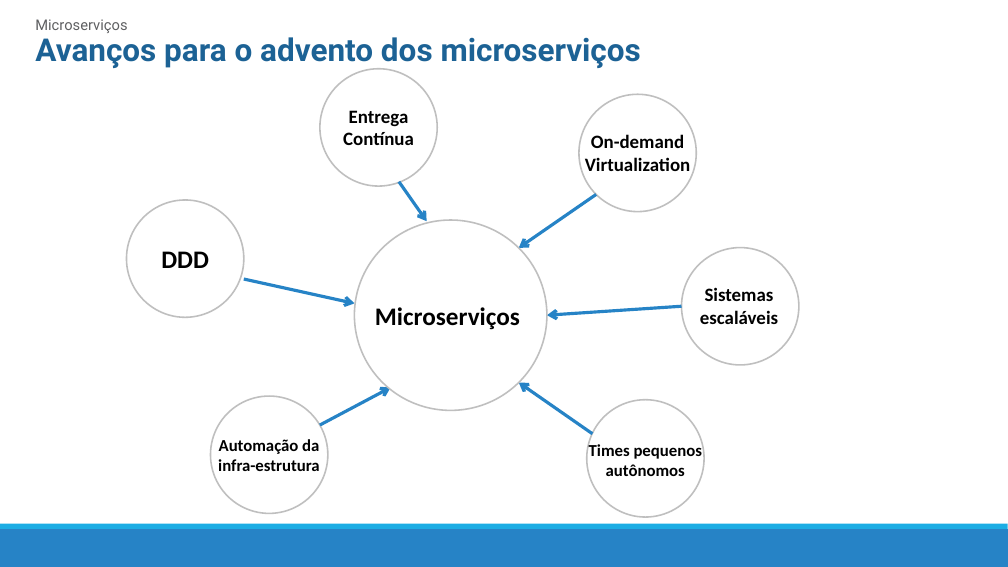
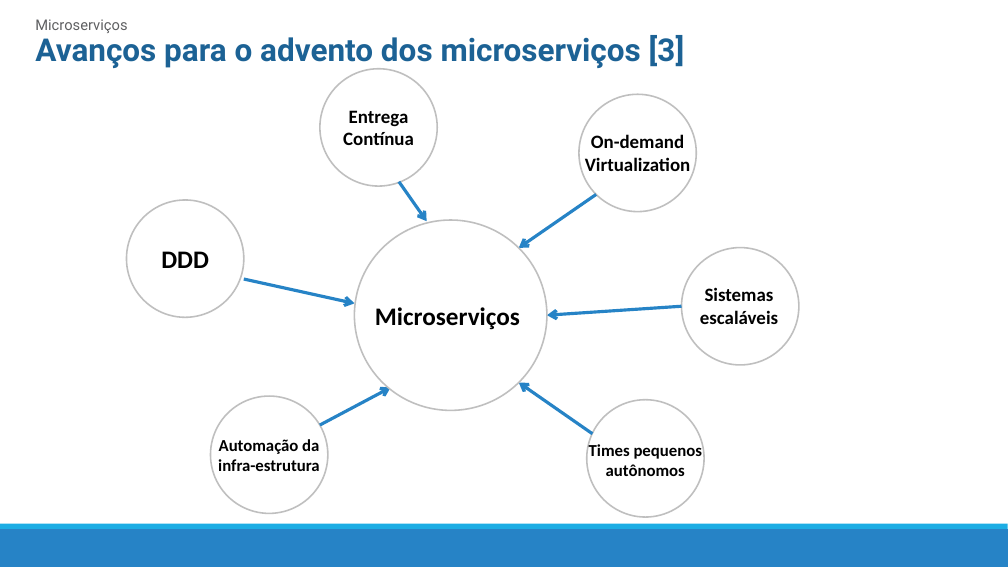
Before and after one commit to mrezende/architecture-discipline, a slide deck: slide 3 of article-presentation/Artigo.pptx. Drawn at 1008x567 pixels with LibreOffice and Linux fonts; fonts in the diff are those of the drawing. Boxes give left, top, right and bottom in pixels: in the first picture for what was removed or moved away, otherwise in the second. Text is boxed around its words. In the diff, an @@ line names an element or a change of style, - is before the commit and + after.

```diff
--- a/article-presentation/Artigo.pptx
+++ b/article-presentation/Artigo.pptx
@@ text at (x1=35, y1=35, x2=685, y2=69): text changed @@
-Avanços para o advento dos microserviços
+Avanços para o advento dos microserviços [3]
```
Also in this commit, not shown: 8 other slides changed.
